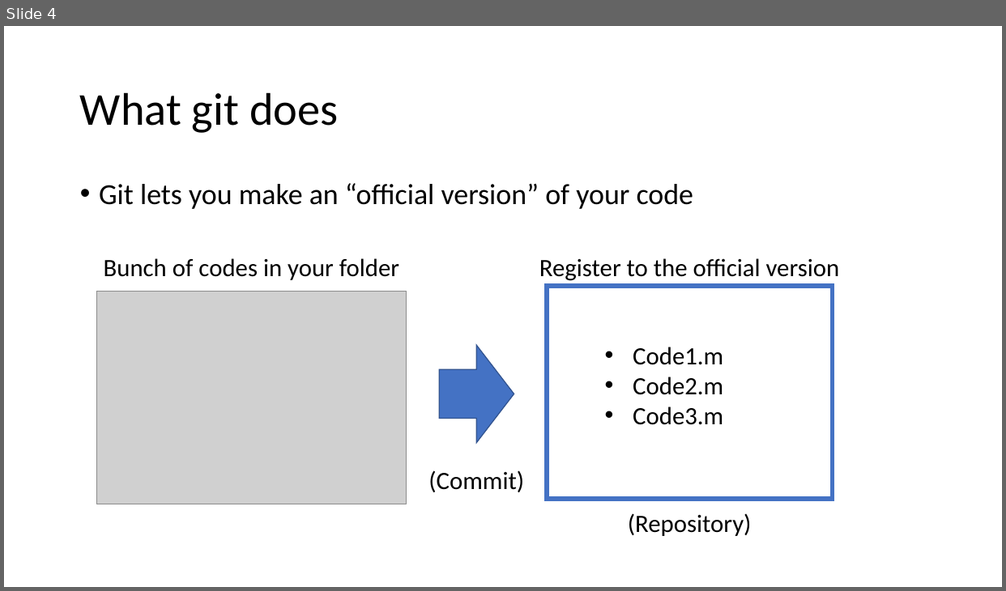
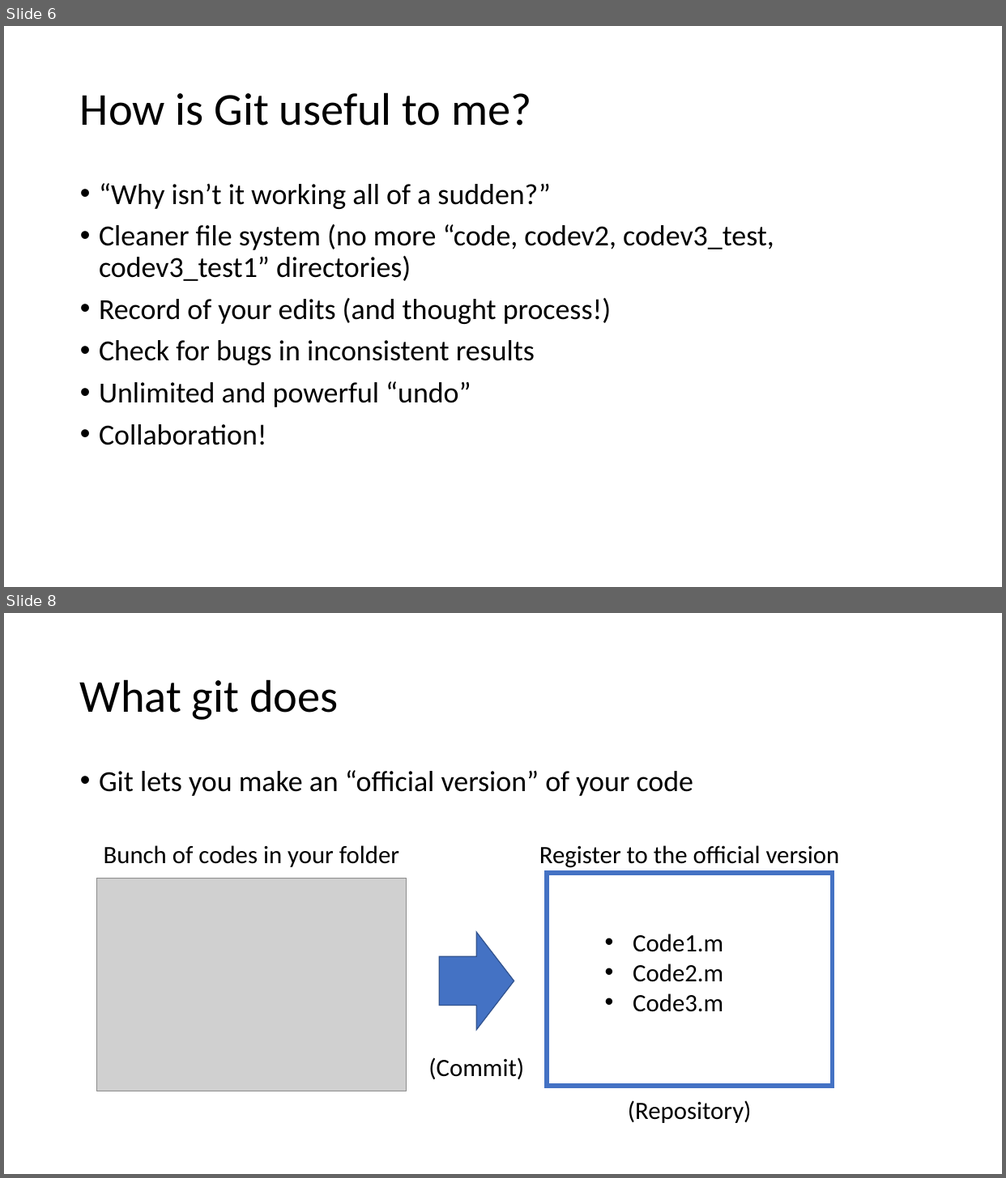
Before and after one commit to vibhaannaswamy/INP_Git_Intro_forked, a slide deck: slides/GitHubIntro_2021.pptx. Shown one above the other, each under a label of ours: slide 4 before the commit, slides 6 and 8 after it; the slides between them are not shown. The pictures are 1006x591 and 1006x1178 pixels, drawn with LibreOffice and Linux fonts; fonts in the diff are those of the drawing; grey boxes stand for pictures. Boxes give left, top, right and bottom in pixels: in the first picture for what was removed or moved away, otherwise in the second. Text is boxed around its words. In the diff, an @@ line names an element or a change of style, - is before the commit and + after.

```diff
--- a/slides/GitHubIntro_2021.pptx
+++ b/slides/GitHubIntro_2021.pptx
@@ slide 6 added at <box>4,26,1002,587</box>, background #FFFFFF @@
@@ title added at <box>80,92,531,126</box>, 44 pt, text #000000 @@
+How is Git useful to me?
@@ text added at <box>99,183,774,446</box>, 28 pt, text #000000 @@
+• “Why isn’t it working all of a sudden?”
+• Cleaner file system (no more “code, codev2, codev3_test, codev3_test1” directories)
+• Record of your edits (and thought process!)
+• Check for bugs in inconsistent results
+• Unlimited and powerful “undo”
+• Collaboration!
@@ what was slide 4 is now slide 8 @@
```
Also in this commit, not shown: 3 slides changed, 3 other slides added, 3 other files.
